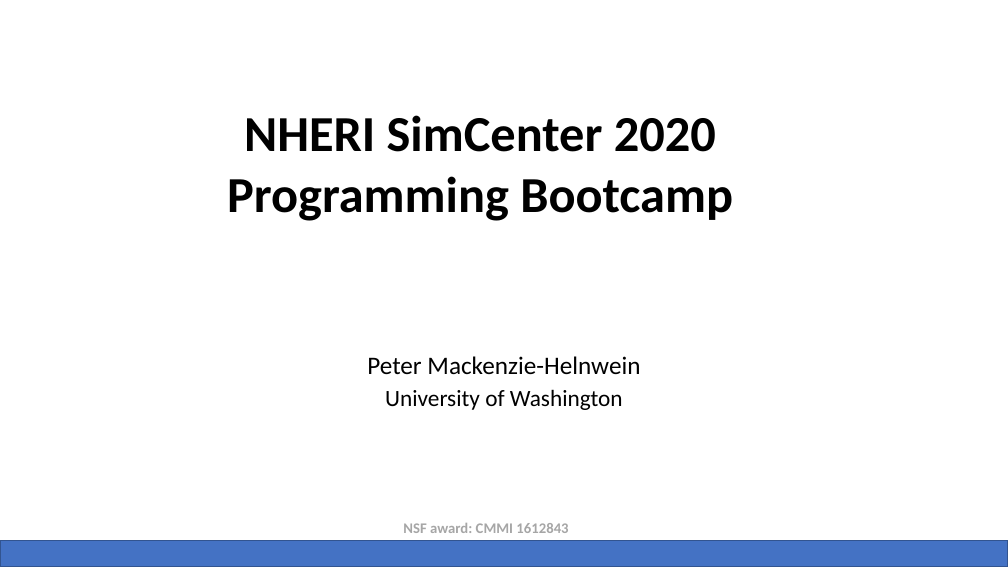
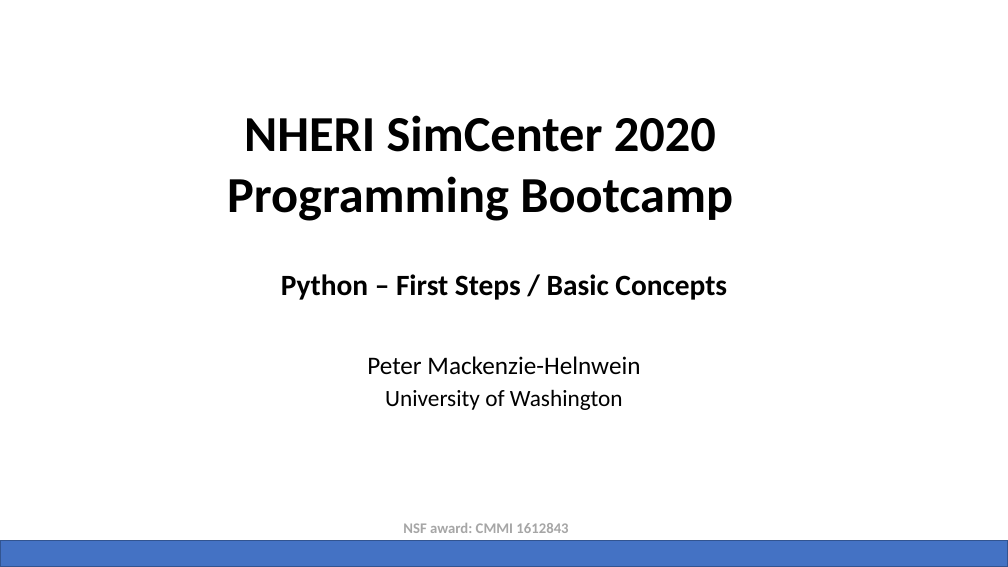
Before and after one commit to NHERI-SimCenter/SimCenterBootcamp2020, a slide deck: slide 13 of presentations/SimCenter Bootcamp Python.pptx (slide 26 before the commit). Drawn at 1008x567 pixels with LibreOffice and Linux fonts; fonts in the diff are those of the drawing; background and template pictures are left out. Boxes give left, top, right and bottom in pixels: in the first picture for what was removed or moved away, otherwise in the second. Text is boxed around its words. In the diff, an @@ line names an element or a change of style, - is before the commit and + after.

```diff
--- a/presentations/SimCenter Bootcamp Python.pptx
+++ b/presentations/SimCenter Bootcamp Python.pptx
@@ subtitle added at (x1=281, y1=274, x2=727, y2=300), 28 pt, text #000000, bold @@
+Python – First Steps / Basic Concepts
```
Also in this commit, not shown: 14 other slides changed, 9 slides added, 11 other files.
